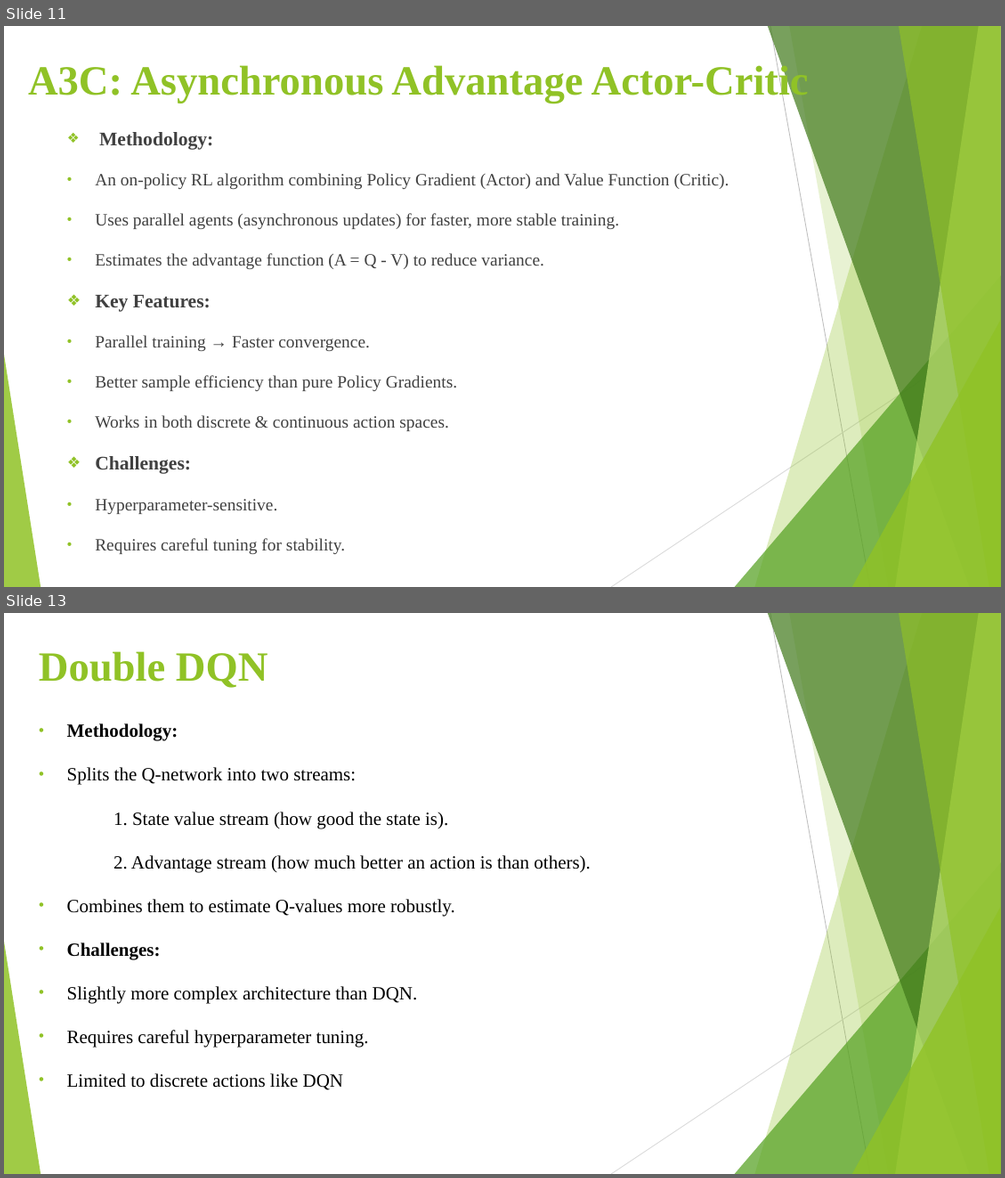
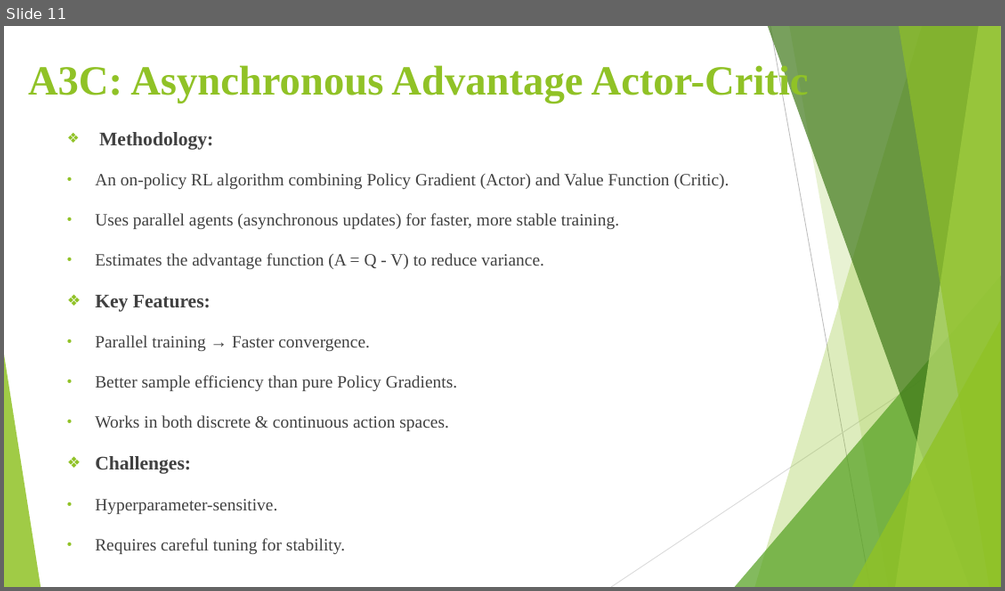
Before and after one commit to Harika2403/Intro-to-AI-Semester-Project, a slide deck: AI Project PPT.pptx. Shown one above the other, each under a label of ours: slides 11 and 13 before the commit, slide 11 after it; the slides between them are not shown. The pictures are 1005x1178 and 1005x591 pixels, drawn with LibreOffice and Linux fonts; fonts in the diff are those of the drawing. Boxes give left, top, right and bottom in pixels: in the first picture for what was removed or moved away, otherwise in the second. Text is boxed around its words. In the diff, an @@ line names an element or a change of style, - is before the commit and + after.

```diff
--- a/AI Project PPT.pptx
+++ b/AI Project PPT.pptx
@@ slide 13 removed at bbox=[4, 613, 1001, 1174], background #FFFFFF; not listed: 10 template elements that a slide beside it also shows @@
@@ title removed at bbox=[39, 651, 268, 688] @@
-Double DQN
@@ text removed at bbox=[67, 723, 591, 1090] @@
-• Methodology:
-• Splits the Q-network into two streams:
-1. State value stream (how good the state is).
-2. Advantage stream (how much better an action is than others).
-• Combines them to estimate Q-values more robustly.
-• Challenges:
-• Slightly more complex architecture than DQN.
-• Requires careful hyperparameter tuning.
-• Limited to discrete actions like DQN
```
Also in this commit, not shown: 9 slides changed, 1 slide added, 10 other slides removed.
